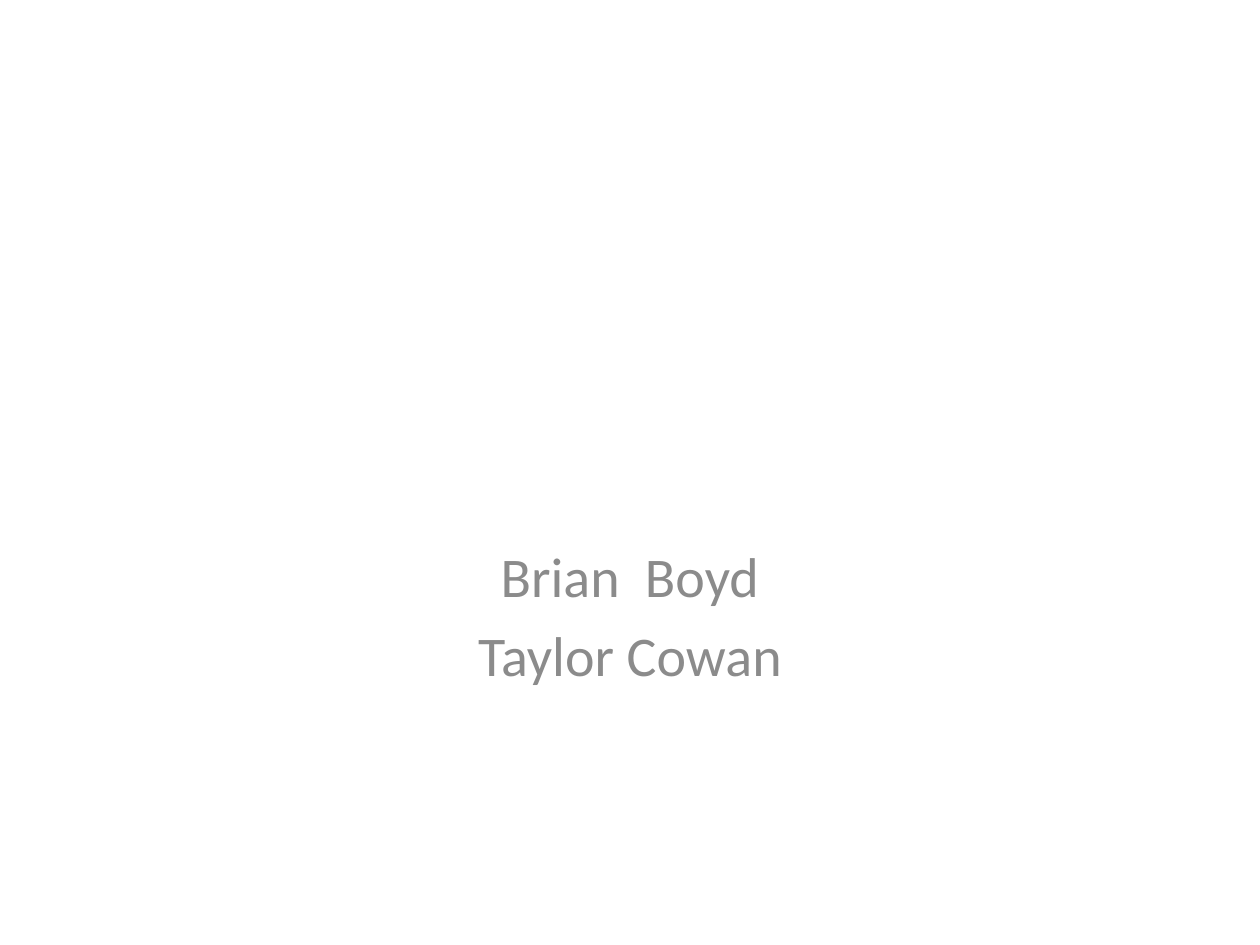
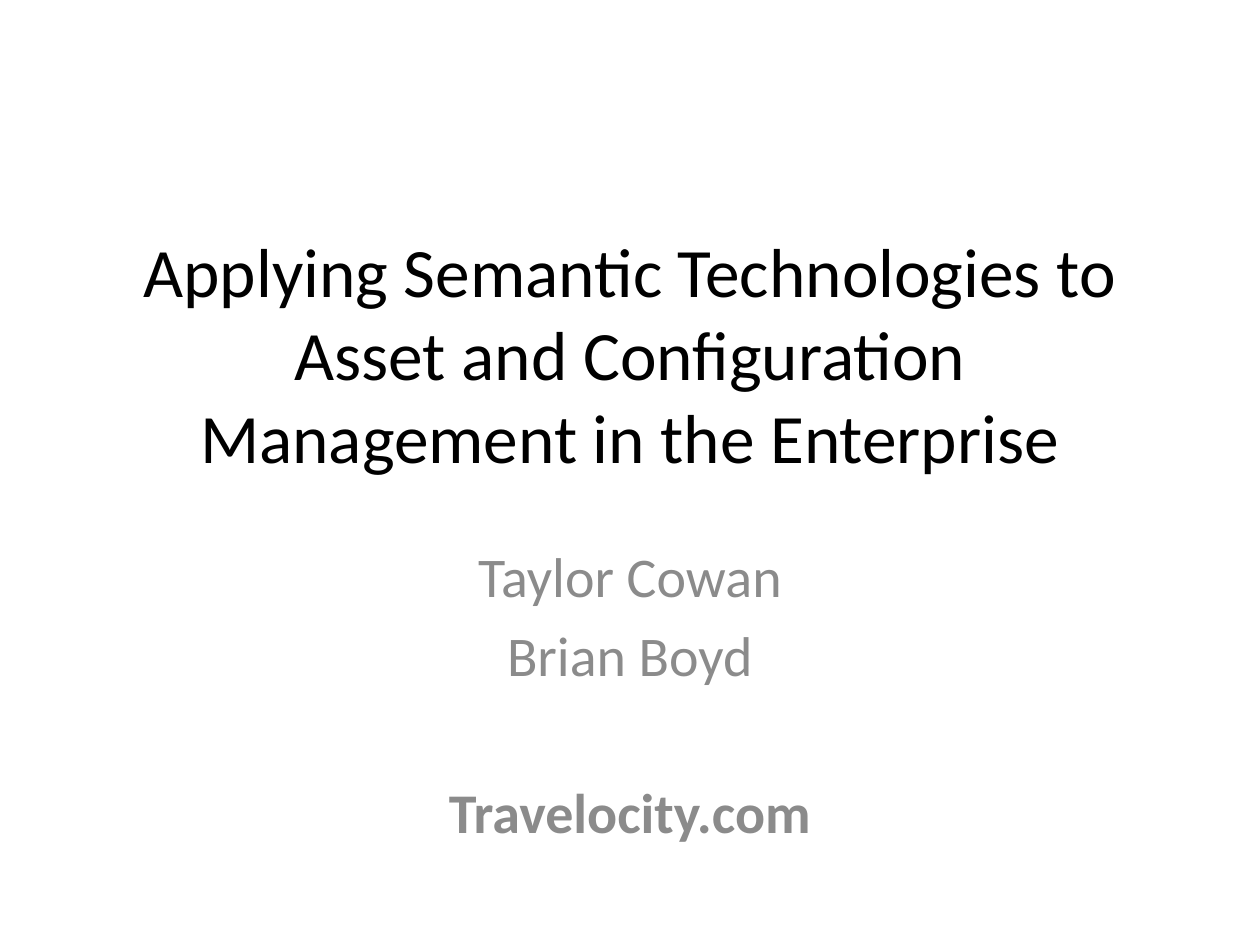
Before and after one commit to GUEDDES/asydeo, a slide deck: slide 1 of docs/asydeo.pptx. Drawn at 1260x945 pixels with LibreOffice and Linux fonts; fonts in the diff are those of the drawing. Boxes give left, top, right and bottom in pixels: in the first picture for what was removed or moved away, otherwise in the second. Text is boxed around its words. In the diff, an @@ line names an element or a change of style, - is before the commit and + after.

```diff
--- a/docs/asydeo.pptx
+++ b/docs/asydeo.pptx
@@ title added at (x1=143, y1=249, x2=1115, y2=475), 39.6 pt, text #000000 @@
+Applying Semantic Technologies to Asset and Configuration Management in the Enterprise
@@ subtitle at (x1=478, y1=558, x2=782, y2=606): paragraph added @@
+Taylor Cowan
@@ subtitle at (x1=449, y1=794, x2=811, y2=842): text changed; bold on @@
-Taylor Cowan
+Travelocity.com
```
Also in this commit, not shown: 6 other slides changed, 20 slides added, 2 slides removed.
